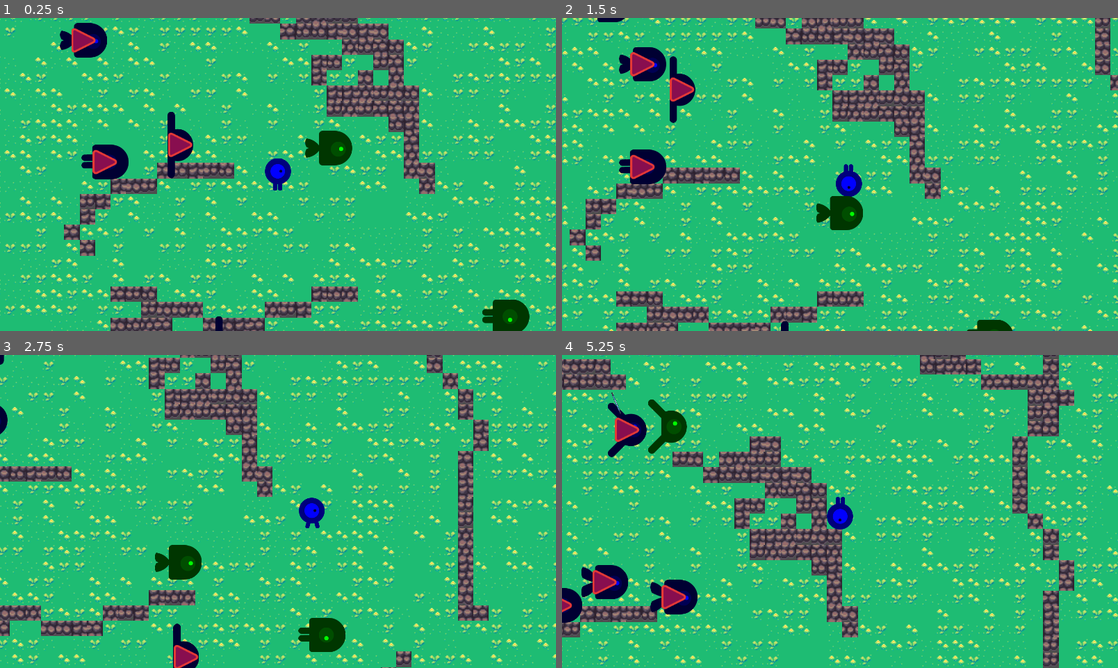
Above: before the commit, frames 1-4 (two rows, left to right).
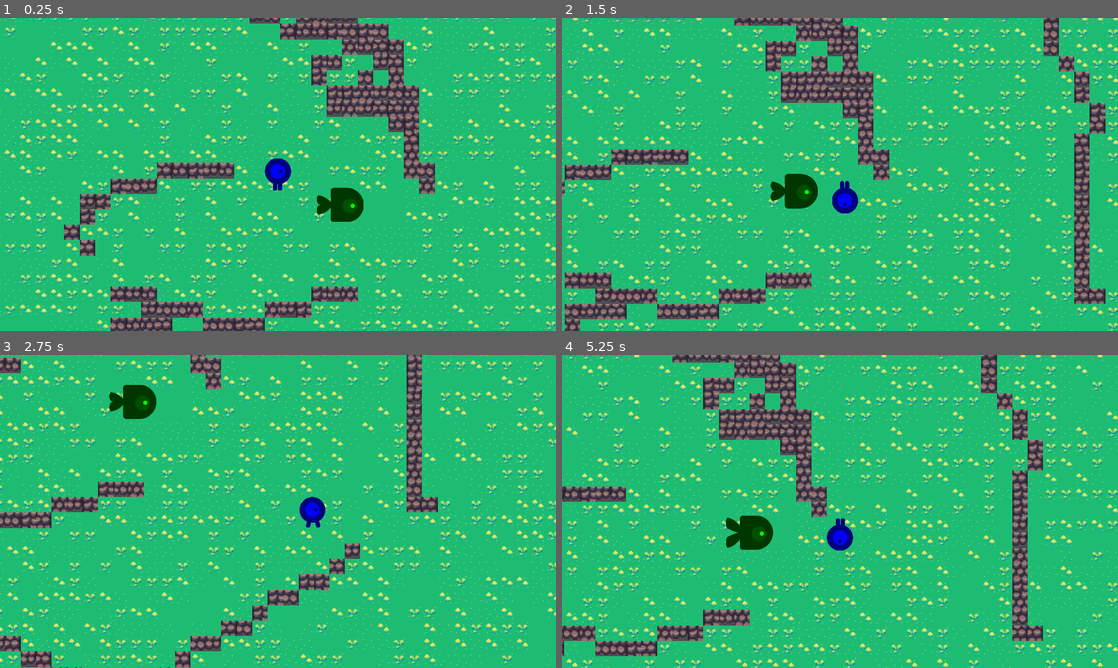
Above: after the commit, the same moments.

Repository: actuallyfrank/project-battlefield
Game: Godot game, scene res://scenes/Main.tscn
The game is run twice, just before and just after one commit, with the same random seed, the same clock (stepped at 60 frames per second) and the same inputs. The engine's default icon, where the game draws it, is replaced by a stand-in: a white triangle on a blue panel in a dark square.
Inputs:
- Up to frame 1 (0.25 s): no input
- Up to frame 2 (1.5 s): hold Right (move_right) 0.53-1.28 s; hold Down (move_down) from 1.28 s (still down)
- Up to frame 3 (2.75 s): release Down (move_down) at 2.03 s; hold Right (move_right) from 2.03 s (still down)
- Up to frame 4 (5.25 s): release Right (move_right) at 2.78 s; hold Up (move_up) 2.78-3.53 s; hold Left (move_left) 3.53-5.03 s; hold Down (move_down) from 5.03 s (still down)

The runs differ from the first frame. In frame 1, 4.2% of the frame differs, in the area x 10-96%, y 1-100%; in frame 2, 41%; in frame 3, 36%; in frame 4, 42%, in the area x 0-100%, y 0-100%.

Commit message:
add change to closest target after x time

Diff:
--- a/scenes/Main.tscn
+++ b/scenes/Main.tscn
@@ -1367,25 +1367,4 @@
 position = Vector2(635, 760)
 
 [node name="Archer2" parent="." instance=ExtResource("16_gxegu")]
-position = Vector2(740, 702)
-
-[node name="Archer3" parent="." instance=ExtResource("16_gxegu")]
-position = Vector2(1110, 1053)
-
-[node name="Archer4" parent="." instance=ExtResource("16_gxegu")]
-position = Vector2(1480, 1404)
-
-[node name="Soldier2" parent="." instance=ExtResource("2_5casl")]
-position = Vector2(276, 746)
-
-[node name="Soldier3" parent="." instance=ExtResource("2_5casl")]
-position = Vector2(229, 482)
-
-[node name="Soldier4" parent="." instance=ExtResource("2_5casl")]
-position = Vector2(427, 742)
-
-[node name="Soldier5" parent="." instance=ExtResource("2_5casl")]
-position = Vector2(530, 1104)
-
-[node name="Soldier6" parent="." instance=ExtResource("2_5casl")]
-position = Vector2(729, 1387)
+position = Vector2(764, 823)
--- a/scenes/components/AIComponent.tscn
+++ b/scenes/components/AIComponent.tscn
@@ -22,6 +22,11 @@
 shape = SubResource("CircleShape2D_r85ik")
 debug_color = Color(0.803922, 0.376471, 0.494118, 0.419608)
 
+[node name="TargetTimer" type="Timer" parent="."]
+wait_time = 5.0
+autostart = true
+
 [connection signal="timeout" from="Timer" to="." method="_on_timer_timeout"]
 [connection signal="area_entered" from="DetectionZone" to="." method="_on_detection_zone_area_entered"]
 [connection signal="area_exited" from="DetectionZone" to="." method="_on_detection_zone_area_exited"]
+[connection signal="timeout" from="TargetTimer" to="." method="_on_target_timer_timeout"]
--- a/scenes/components/ai_component.gd
+++ b/scenes/components/ai_component.gd
@@ -32,7 +32,6 @@
 func updateState() -> void:
 	if canAttack():
 		state = State.ATTACKING
-		print("ATTACKING")
 		return
 
 	if target == null:
@@ -70,14 +69,23 @@
 	if actorsInRange.size() > 0:
 		target = actorsInRange[0]
 
+func sort(a: HitboxComponent, b: HitboxComponent) -> bool:
+	if a == null or b == null:
+		return false
+
+	if global_position.distance_to(a.global_position) > global_position.distance_to(b.global_position):
+		return false
+	return true
+
 func _on_detection_zone_area_entered(area:Area2D):
 	if !HitUtils.canHit(area, teamComponent.team):
 		return
 
-	target = area
-
 	if actorsInRange.find(area) == -1:
 		actorsInRange.append(area)
+
+	if target == null:
+		target = actorsInRange[0]
 
 
 func _on_detection_zone_area_exited(area: Area2D):
@@ -91,3 +99,8 @@
 
 	if isCurrentTarget(area):
 		resetTarget()
+
+
+func _on_target_timer_timeout():
+	actorsInRange = DistanceUtils.sortByDistance(global_position, actorsInRange)
+	target = actorsInRange[0]
--- /dev/null
+++ b/scripts/utils/distance_utils.gd
@@ -0,0 +1,23 @@
+class_name DistanceUtils
+
+static func sortByDistance(currentPosition: Vector2, actors: Array) -> Array:
+	if actors.size() == 0:
+		return []
+
+	var sortedActors: Array = actors
+
+	var sortFunc = func(a: Node2D, b: Node2D) -> bool:
+		return sort(a, b, currentPosition)
+
+	sortedActors.sort_custom(sortFunc)
+	return sortedActors
+
+
+
+static func sort(a: Node2D, b: Node2D, currentPosition: Vector2) -> bool:
+	if a == null or b == null:
+		return false
+
+	if currentPosition.distance_to(a.global_position) > currentPosition.distance_to(b.global_position):
+		return false
+	return true
